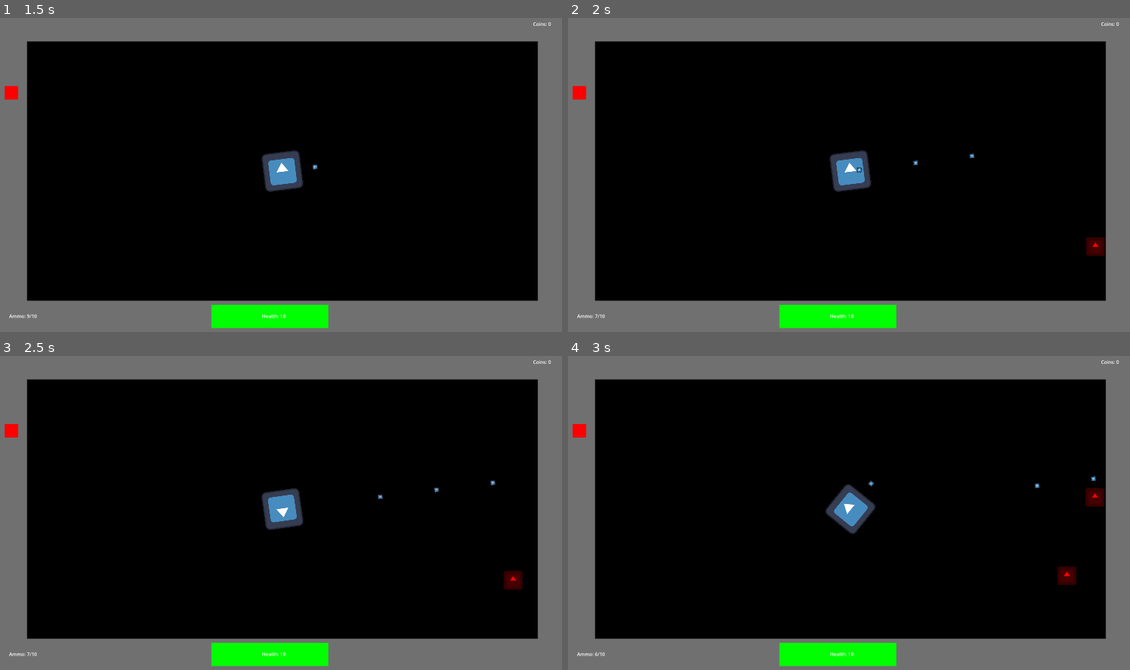
Above: before the commit, frames 1-4 (two rows, left to right).
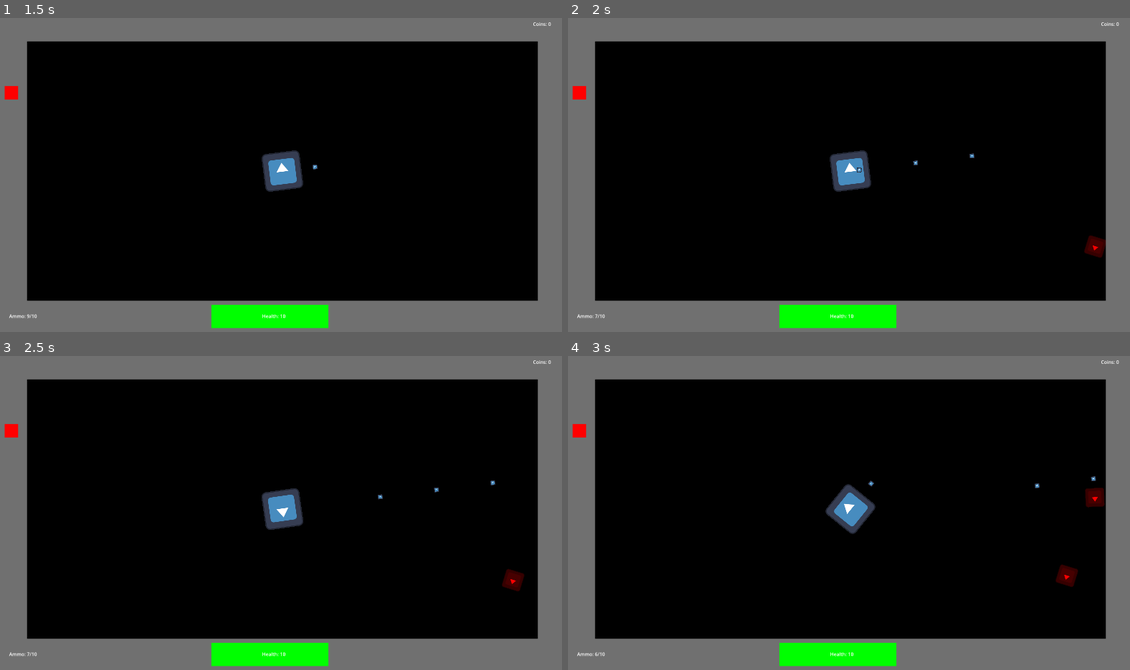
Above: after the commit, the same moments.

Repository: papaya19/One-Trick-Pony
Game: Godot game, scene res://Scenes/start.tscn
The game is run twice, just before and just after one commit, with the same random seed, the same clock (stepped at 60 frames per second) and the same inputs. The engine's default icon, where the game draws it, is replaced by a stand-in: a white triangle on a blue panel in a dark square.
Inputs (mouse positions are in pixels of both pictures, inside the frame that each line leads up to):
- Up to frame 1 (1.5 s): click "Shotgun" at 0.5 s; tap Enter at 1.25 s; move the mouse to (410, 156) at 1.27 s; press the mouse at (410, 156) at 1.28 s
- Up to frame 2 (2 s): no input
- Up to frame 3 (2.5 s): move the mouse to (168, 525) at 2.02 s; release the mouse at (168, 525) at 2.03 s; click (168, 525) at 2.1 s
- Up to frame 4 (3 s): move the mouse to (905, 437) at 2.77 s; press the mouse at (905, 437) at 2.78 s

Frame 1 is identical in both runs. In frame 2, less than 0.1% of the frame differs, in the area x 91-96%, y 69-77%; in frame 3, less than 0.1%; in frame 4, less than 0.1%, in the area x 86-95%, y 41-74%.

Commit message:
enemies look at player

Diff:
--- a/Godot Project Files/Scripts/enemy.gd
+++ b/Godot Project Files/Scripts/enemy.gd
@@ -6,6 +6,7 @@
 func _process(delta: float) -> void:
 	var direction = global_position.direction_to(Vector2(960,540))
 	position += direction * speed * delta
+	look_at(get_node("../../Player").global_position)
 
 
 func _on_area_2d_area_entered(body) -> void:
